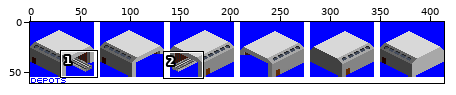
Two versions of one sprite sheet, src/Graphics/Depots/Depots_GMNO.png. Above: a wide view before the commit, with the close-up outlined.
Close-up. Earlier state:
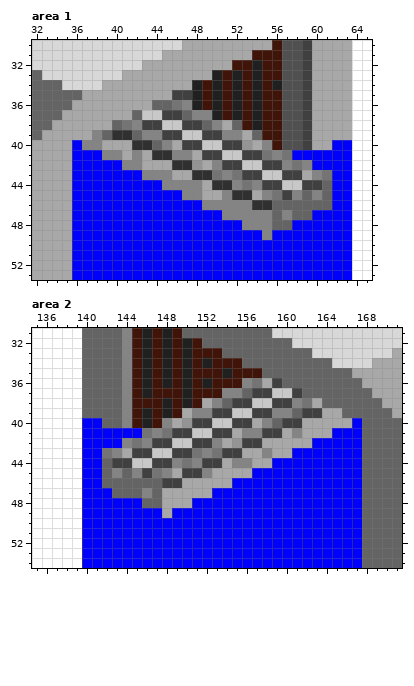
The file is 414x61 pixels. Shown: area 1: x 32..65, y 30..53; area 2: x 135..171, y 31..54.
After:
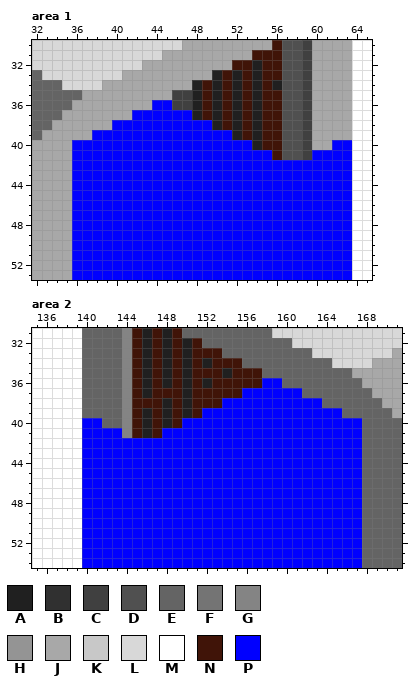
Palette (. is transparent): A #202020  B #303030  C #404040  D #505050  E #646464  F #747474  G #848484  H #949494  J #a8a8a8  K #c8c8c8  L #d8d8d8  M #ffffff  N #401408  P #0000ff
From old to new:
Changed rows in their new state; - is an unchanged pixel.
Area 1:
first column x 37:
36 -------PPCC--------------
37 -----PPPPPPAN------------
38 ---PPPPPPPPPPANA---------
39 -PPPPPPPPPPPPPPANA-------
40 PPPPPPPPPPPPPPPPPAN------
41 --PPPPPPPPPPPPPPPPPNDDC--
42 ----PPPPPPPPPPPPPPPPPPP--
43 ------PPPPPPPPPPPPPPPPPPP
44 --------PPPPPPPPPPPPPPPPP
45 ----------PPPPPPPPPPPPPPP
46 ------------PPPPPPPPPPPPP
47 --------------PPPPPPPPP--
48 ----------------PPPPP----
49 ------------------P------
Area 2:
first column x 142:
36 --------------NNPP-------
37 ------------NNPPPPPP-----
38 ----------NNPPPPPPPPPP---
39 --------ANPPPPPPPPPPPPPP-
40 ------ANPPPPPPPPPPPPPPPPP
41 --GNANPPPPPPPPPPPPPPPPP--
42 --PPPPPPPPPPPPPPPPPPP----
43 PPPPPPPPPPPPPPPPPPP------
44 PPPPPPPPPPPPPPPPP--------
45 PPPPPPPPPPPPPPP----------
46 PPPPPPPPPPPPP------------
47 -PPPPPPPPPP--------------
48 ----PPPPP----------------
49 ------P------------------
